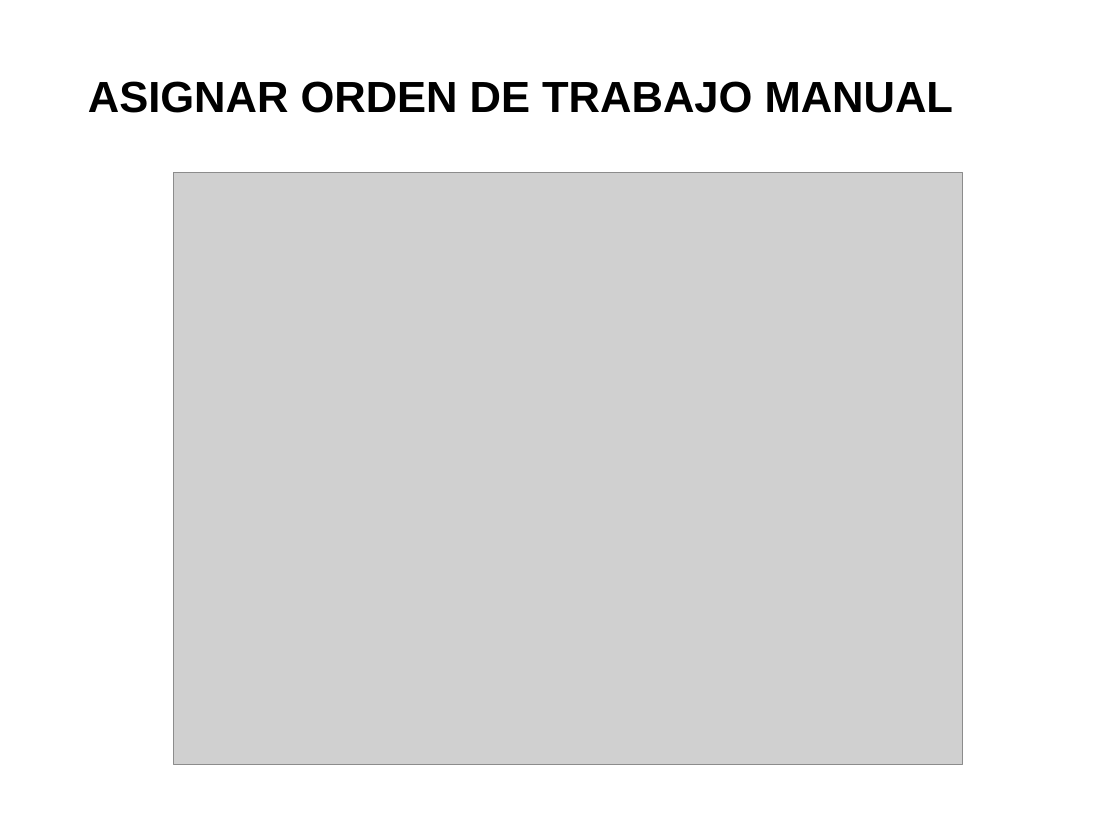
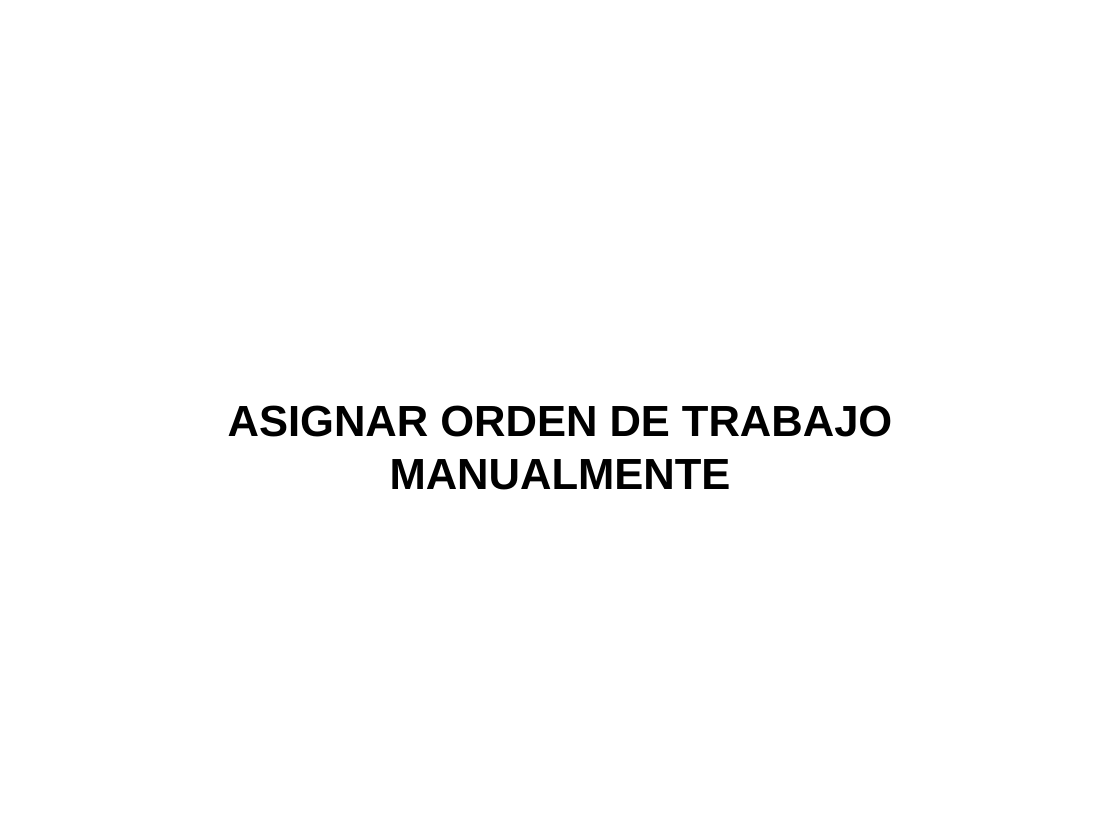
Before and after one commit to saburto/sigset, a slide deck: slide 22 of sigset/documentos/Documentos finales/Presentacion.pptx (slide 25 before the commit). Drawn at 1120x840 pixels with LibreOffice and Linux fonts; fonts in the diff are those of the drawing; grey boxes stand for pictures; background and template pictures are left out. Boxes give left, top, right and bottom in pixels: in the first picture for what was removed or moved away, otherwise in the second. Text is boxed around its words. In the diff, an @@ line names an element or a change of style, - is before the commit and + after.

```diff
--- a/sigset/documentos/Documentos finales/Presentacion.pptx
+++ b/sigset/documentos/Documentos finales/Presentacion.pptx
@@ picture removed at [174,172,963,765] @@
@@ text at [228,405,892,490]: text changed @@
-ASIGNAR ORDEN DE TRABAJO MANUAL
+ASIGNAR ORDEN DE TRABAJO MANUALMENTE
```
Also in this commit, not shown: 3 other slides changed, 2 slides added, 3 slides removed.
